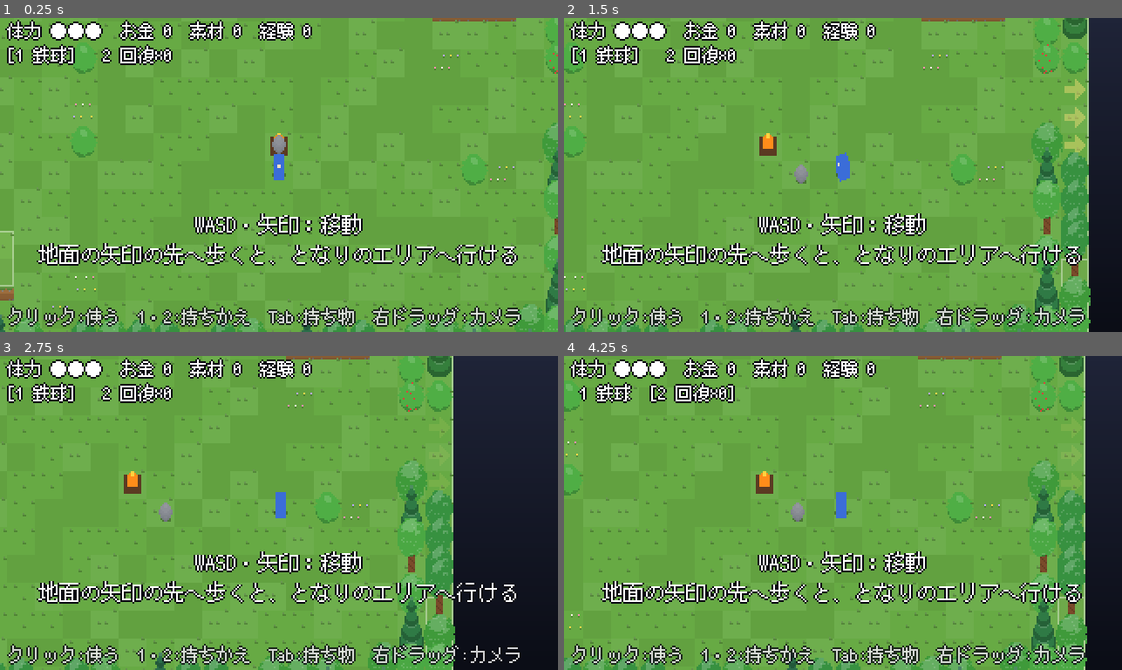
Above: before the commit, frames 1-4 (two rows, left to right).
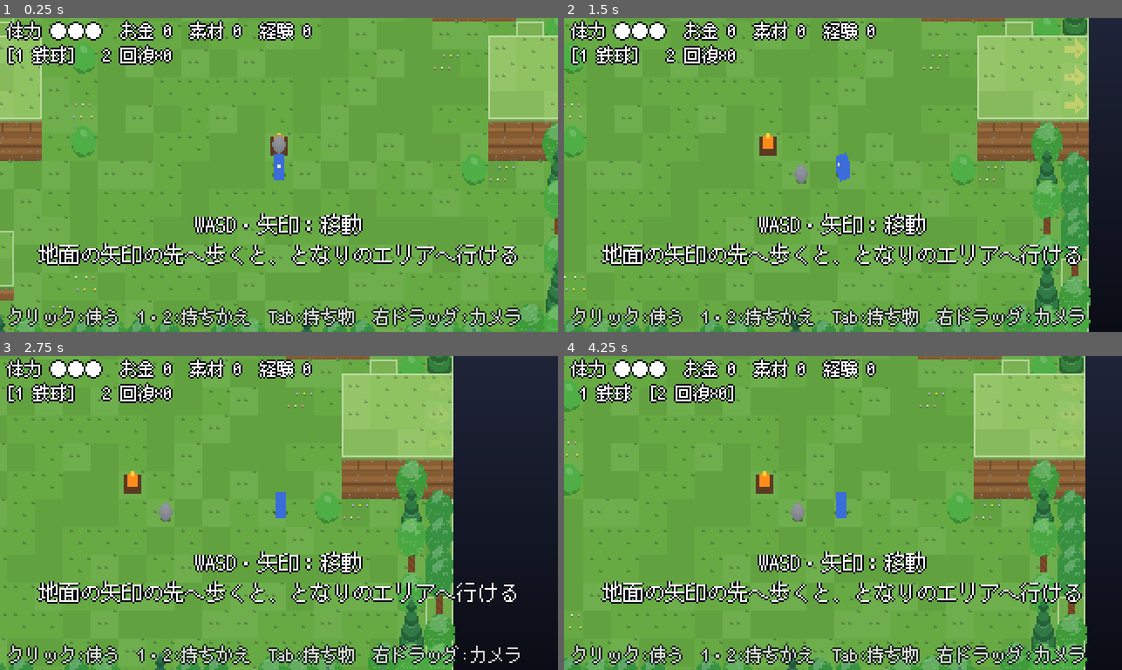
Above: after the commit, the same moments.

Repository: MiyazakiTakumi-724/dot-3d-game
Game: Godot game, scene res://scenes/field.tscn
The game is run twice, just before and just after one commit, with the same random seed, the same clock (stepped at 60 frames per second) and the same inputs.
Inputs (mouse positions are in pixels of both pictures, inside the frame that each line leads up to):
- Up to frame 1 (0.25 s): no input
- Up to frame 2 (1.5 s): tap Enter at 0.5 s; move the mouse to (965, 159) at 0.52 s; hold Right 0.53-1.25 s; hold Shift 0.53-1.25 s; click (965, 159) at 0.67 s; drag from (731, 190) to (815, 237) at 1.27 s
- Up to frame 3 (2.75 s): move the mouse to (334, 443) at 2.02 s; hold Right from 2.03 s (still down); tap Ctrl at 2.1 s
- Up to frame 4 (4.25 s): release Right at 2.75 s; drag from (815, 575) to (675, 465) at 2.77 s; move the mouse to (1010, 560) at 3.52 s; hold Left from 3.53 s (still down); tap 2 at 3.6 s

The runs differ from the first frame. In frame 1, 7.3% of the frame differs, in the area x 0-100%, y 0-70%; in frame 2, 7.2%; in frame 3, 7.2%; in frame 4, 7.2%.

Commit message:
fix: レビューの指摘を直す（敵2が角から崖に入る・死に際の鉄球・初めてのエリアの待ち時間・境目の高さ）
Co-Authored-By: Claude Opus 5.5 <noreply@anthropic.com>
Claude-Session: https://claude.ai/code/session_01V8ZRqMy3Fk13HeuYJHLPNU

Diff:
--- a/scripts/areas/camp.gd
+++ b/scripts/areas/camp.gd
@@ -6,17 +6,17 @@
 const ORIGIN := Vector2i(0, 0)
 const START := Vector2i(12, 11)
 const HEIGHTS := [
-	"111111111111111111111111",
-	"111111111111111111111111",
-	"111111111111111111111111",
-	"111111111111111111111111",
+	"111111111144411111111111",
+	"111111111144411111111111",
+	"111111112344411111111111",
+	"111111111144411111111111",
 	"111111111111111111111111",
 	"111111111111111111222111",
-	"111111111111111111111111",
-	"111111111111111111111111",
-	"111111111111111111111111",
-	"111111111111111111111111",
-	"111111111111111111111111",
+	"112111111111111111111111",
+	"113111111111111111112311",
+	"444411111111111111114444",
+	"444411111111111111114444",
+	"444411111111111111114444",
 	"111111111111111111111111",
 	"111111111111111111111111",
 	"221111111111111111111111",
--- a/scripts/areas/forest.gd
+++ b/scripts/areas/forest.gd
@@ -41,10 +41,10 @@
 	"44444444444444444444444444444445544444444444444444444444",
 	"44444444444444444434444434444455555544444444444444444444",
 	"44444444444444444433444433444455555554444444444455444444",
-	"44444444444444444433344333444445555554444444444445444444",
-	"44444444444444444433333333444444455554444444444444444444",
-	"44444444444444444433333333444444445554444444444444444444",
-	"44444444444444444433333333444444444544444444444444444444",
+	"44444444444444444433344333444445555554444457744445444444",
+	"44444444444444444433333333444444455554444467744444444444",
+	"44444444444444444433333333444444445554444477744444444444",
+	"44444444444444444433333333444444444544444477744444444444",
 ]
 const OBJECTS := [
 	".......P.........T.T.......B..T..PT................T....",
@@ -82,7 +82,7 @@
 	".....................T..T.......T......P........T...B...",
 	"......T.......T......T.P....P.P.........TP..............",
 	"...T.....B...........PTPPPTPPPTPPPTPPPTPPPTPPPTPPPTPPPTP",
-	"........T..............T.....................T......P..P",
+	"........T..............T............................P..P",
 	"B.....T....P...B...............................T.....T..",
 	"......T...B..............PP........................P..P.",
 	"T.........................TT...P......T..P......P.T.....",
--- a/scripts/game/field.gd
+++ b/scripts/game/field.gd
@@ -49,6 +49,9 @@
 var _message: Label  ## 真ん中：エリアの名前・門のヒント・やられた
 var _guide: Label  ## 下：操作の説明
 var _arrow_blink := 0.0
+## まだ作っていない、ほかのエリアのモデルの名前（遊んでいる間に少しずつ作る）
+var _warm_queue: Array[String] = []
+const WARM_BUDGET_MS := 10.0  ## 1フレームでモデル作りに使う時間
 
 func _ready() -> void:
 	world = Continent.build()
@@ -134,6 +137,29 @@
 		ball.map = map
 		ball.rules_ball.return_to_hand()  # 地面に置いたままの鉄球は手元に戻る
 	_title_time = TITLE_SECONDS
+	_queue_warm()
+
+## となりのエリアを先に、ほかのエリアのモデルを作る順番に並べる（warm は後ろから取る）。
+func _queue_warm() -> void:
+	var near: Array[String] = []
+	var far: Array[String] = []
+	for ex in area.exits:
+		if not near.has(ex.target):
+			near.append(ex.target)
+	for id in world.ids():
+		if id != area.id and not near.has(id):
+			far.append(id)
+	var seen := {}
+	_warm_queue.clear()
+	for id in far + near:
+		var loaded := Continent.load_map(world.area(id))
+		for k in Terrain.model_keys(loaded[0], loaded[1]["deco"]):
+			if not Terrain.is_cached(k) and not seen.has(k):
+				seen[k] = true
+				_warm_queue.append(k)
+
+func warm_left() -> int:
+	return _warm_queue.size()
 
 func _spawn_enemies() -> void:
 	var safe := area.entry_safe_cells()
@@ -188,6 +214,8 @@
 			_switch_phase = 2
 			_switch_time = 0.0
 	elif _switch_phase == 2:
+		# エリアを作った直後の重いフレームで、明るくする演出を飛ばさない（1フレームで進むのは0.1秒まで）
+		_switch_time += minf(delta, 0.1) - delta
 		_fade.color.a = clampf(1.0 - _switch_time / FADE_SECONDS, 0.0, 1.0)
 		if _switch_time >= FADE_SECONDS:
 			_switch_phase = 0
@@ -197,6 +225,8 @@
 
 func _process(delta: float) -> void:
 	roster.tick(delta)
+	if not _warm_queue.is_empty() and not is_switching():
+		Terrain.warm(_warm_queue, WARM_BUDGET_MS)
 	if is_switching():
 		_update_switch(delta)
 	else:
@@ -408,6 +438,8 @@
 	_bullets.append([b, s])
 
 func _on_ball_landed(land_pos: Vector2, damage: int) -> void:
+	if area_state.result != AreaState.Result.PLAYING:
+		return  # 死んでいる間に着いた鉄球は何も壊さない（できたばかりの墓石を壊さないように）
 	if run.grave != null and run.grave.area_id == area.id and IronBall.touches_cell(land_pos, run.grave.cell):
 		_remove_grave_marker()  # 墓石のマスを空けてから中身を戻す（break_grave で grave が null になるため）
 		run.break_grave()
--- a/scripts/game/terrain.gd
+++ b/scripts/game/terrain.gd
@@ -134,26 +134,62 @@
 	for y in map.size.y:
 		for x in map.size.x:
 			var cell := Vector2i(x, y)
-			if map.is_void(cell) or map.is_pit(cell):
-				continue  # 島の外と奈落は描かない（奈落は、隣の柱の断面が裂け目の壁になる）
-			var kind: String = deco.get(cell, "")
+			var keys := _cell_keys(map, cell, deco)
+			if keys.is_empty():
+				continue
 			var h := map.get_height(cell)
-			var v := variant(cell, 3)
-			var bottom := column_bottom(map, cell, deco)
-			var key: String
-			if map.is_wall(cell) and map.get_blocker(cell) == HeightMap.Blocker.NONE and kind == "":
-				key = "wall"
-				bottom = 0
-			elif map.is_water(cell):
-				key = "water/%d/%d/%d/%d/%d" % [h, h - bottom, v, int(_has_higher_water(map, cell)), int(_next_to_void(map, cell))]
-			elif kind == "bridge":
-				var across_ns := map.is_water(cell + Vector2i.UP) or map.is_water(cell + Vector2i.DOWN)
-				key = "bridge/%d/%d/%d" % [h, h - bottom, int(across_ns)]
-			else:
-				key = "ground/%d/%d/%d/%d/%d/%d" % [h, h - bottom, v, int(kind == "flower"), bottom, lower_sides(map, cell)]
-			_place(parent, camera, cell, bottom, 0, _cached(key))
-			if kind in ["rock", "tree", "pine", "bush"]:
-				_place(parent, camera, cell, h, 1, _cached("%s/%d" % [kind, v]))
+			var bottom := 0 if keys[0] == "wall" else column_bottom(map, cell, deco)
+			var s := _place(parent, camera, cell, bottom, 0, _cached(keys[0]))
+			if keys[0].begins_with("ground/"):
+				# 段のふちの明るい線は、モデルを増やさずにスプライトが上の面に描く
+				s.rim_sides = lower_sides(map, cell)
+				s.rim_layer = (h - bottom) * StackSprite.LEVEL_PX
+				s.rim_color = top_color(h).lightened(0.38)
+			if keys.size() > 1:
+				_place(parent, camera, cell, h, 1, _cached(keys[1]))
+
+## そのマスに置くモデルの名前（地面と、木などの物）。描かないマスは空。
+static func _cell_keys(map: HeightMap, cell: Vector2i, deco: Dictionary) -> Array[String]:
+	var out: Array[String] = []
+	if map.is_void(cell) or map.is_pit(cell):
+		return out  # 島の外と奈落は描かない（奈落は、隣の柱の断面が裂け目の壁になる）
+	var kind: String = deco.get(cell, "")
+	var h := map.get_height(cell)
+	var v := variant(cell, 3)
+	var bottom := column_bottom(map, cell, deco)
+	if map.is_wall(cell) and map.get_blocker(cell) == HeightMap.Blocker.NONE and kind == "":
+		out.append("wall")
+	elif map.is_water(cell):
+		out.append("water/%d/%d/%d/%d/%d" % [h, h - bottom, v, int(_has_higher_water(map, cell)), int(_next_to_void(map, cell))])
+	elif kind == "bridge":
+		var across_ns := map.is_water(cell + Vector2i.UP) or map.is_water(cell + Vector2i.DOWN)
+		out.append("bridge/%d/%d/%d" % [h, h - bottom, int(across_ns)])
+	else:
+		out.append("ground/%d/%d/%d/%d/%d" % [h, h - bottom, v, int(kind == "flower"), bottom])
+	if kind in ["rock", "tree", "pine", "bush"]:
+		out.append("%s/%d" % [kind, v])
+	return out
+
+## その地図を描くのに要るモデルの名前（重なりなし）。
+static func model_keys(map: HeightMap, deco: Dictionary) -> Array[String]:
+	var seen := {}
+	for y in map.size.y:
+		for x in map.size.x:
+			for k in _cell_keys(map, Vector2i(x, y), deco):
+				seen[k] = true
+	var out: Array[String] = []
+	out.assign(seen.keys())
+	return out
+
+static func is_cached(key: String) -> bool:
+	return _models.has(key)
+
+## keys のモデルを、budget_ms ミリ秒まで前もって作っておく。作り終えた名前は keys から取り除く。
+## エリアに初めて入るときに待たせないよう、遊んでいる間に少しずつ呼ぶ。
+static func warm(keys: Array[String], budget_ms: float) -> void:
+	var start := Time.get_ticks_usec()
+	while not keys.is_empty() and (Time.get_ticks_usec() - start) < budget_ms * 1000.0:
+		_cached(keys.pop_back())
 
 ## 暗いグラデーションの背景を一番奥に置く（島が浮いて見えるように）。
 static func add_background(parent: Node) -> void:
@@ -195,7 +231,7 @@
 				return true
 	return false
 
-static func _place(parent: Node2D, camera: StackCamera, cell: Vector2i, h: int, bias: int, m: VoxelModel) -> void:
+static func _place(parent: Node2D, camera: StackCamera, cell: Vector2i, h: int, bias: int, m: VoxelModel) -> StackSprite:
 	var s := StackSprite.new()
 	s.camera = camera
 	s.world_pos = HeightMap.cell_center(cell)
@@ -203,6 +239,8 @@
 	s.draw_bias = bias
 	s.set_model(m)
 	parent.add_child(s)
+	return s
+	return s
 
 static func _cached(key: String) -> VoxelModel:
 	if not _models.has(key):
@@ -219,7 +257,7 @@
 		"bridge":
 			return bridge_model(int(p[1]), int(p[2]), p[3] == "1")
 		"ground":
-			return ground_model(int(p[1]), int(p[2]), int(p[3]), p[4] == "1", int(p[5]), int(p[6]))
+			return ground_model(int(p[1]), int(p[2]), int(p[3]), p[4] == "1", int(p[5]))
 		"rock":
 			return rock_model(int(p[1]))
 		"tree":
@@ -288,13 +326,12 @@
 ## 地面の柱。depth は柱の高さ（段）、bottom は柱の下の端の段（土の縞を隣とそろえるのに使う）。
 ## 上の面は草（マスごとに色を少しずらし、草むらか花を足す）。側面は上から草のふち→土の縞→
 ## 0より下は暗い土と岩。島のふちの柱は、下の端が少しすぼまってでこぼこになる。
-## lower_sides：隣が低い辺（1＝北、2＝東、4＝南、8＝西）。その辺の上の面のふちに明るい線を引く。
 ## 側面は1段ごとに暗い帯を入れて、何段ぶんの崖かを数えられるようにする。
-static func ground_model(h: int, depth: int, v: int = 0, flowers: bool = false, bottom: int = 0, lower_sides: int = 0) -> VoxelModel:
+## 段のふちの明るい線はモデルには入れず、StackSprite.rim_sides で描く。
+static func ground_model(h: int, depth: int, v: int = 0, flowers: bool = false, bottom: int = 0) -> VoxelModel:
 	var layers := depth * StackSprite.LEVEL_PX + 1
 	var grass: Color = top_color(h)
 	grass = [grass, grass.lightened(0.05), grass.darkened(0.05)][v] as Color
-	var rim := grass.lightened(0.38)
 	var m := VoxelModel.new()
 	m.size = Vector3i(16, 16, layers + 2)
 	var base_px := bottom * StackSprite.LEVEL_PX
@@ -310,9 +347,6 @@
 				var c: Color
 				if from_top == 0:
 					c = grass
-					if (lower_sides & 1 and yy == inset) or (lower_sides & 2 and xx == 15 - inset) \
-							or (lower_sides & 4 and yy == 15 - inset) or (lower_sides & 8 and xx == inset):
-						c = rim
 				elif from_top <= 2 and (from_top == 1 or (xx * 3 + yy * 5) % 4 != 0):
 					c = grass.darkened(0.12 * from_top)  # 崖のふちに草が少し垂れる
 				elif abs_px >= 0:
--- a/scripts/render/stack_sprite.gd
+++ b/scripts/render/stack_sprite.gd
@@ -21,6 +21,10 @@
 var _drawn_angle := NAN
 ## 0より大きければ、足元（lift_px の分だけ下の地面）に、この半径の影を描く
 var shadow_radius := 0.0
+## 地面の柱の上の面のふちに引く明るい線（隣が低い辺。1＝北、2＝東、4＝南、8＝西）と、上の面の輪切りの番号・色
+var rim_sides := 0
+var rim_layer := 0
+var rim_color := Color.WHITE
 
 ## 画面（320×180）から、これだけ外にはみ出したものは描かない。広いエリアで描画を軽くするため。
 ## 輪切りを回すと、マスより少し大きく見えるので、その分の余裕。
@@ -73,4 +77,19 @@
 		var t := _layers[i]
 		draw_set_transform(Vector2(0, -i), -camera.angle, Vector2.ONE)
 		draw_texture(t, -t.get_size() * 0.5)
+	_draw_rim()
 	draw_set_transform(Vector2.ZERO, 0.0, Vector2.ONE)
+
+## 上の面のふちの明るい線（地面の柱だけ）。
+func _draw_rim() -> void:
+	if rim_sides == 0:
+		return
+	draw_set_transform(Vector2(0, -rim_layer), -camera.angle, Vector2.ONE)
+	if rim_sides & 1:
+		draw_rect(Rect2(-8, -8, 16, 1), rim_color)
+	if rim_sides & 2:
+		draw_rect(Rect2(7, -8, 1, 16), rim_color)
+	if rim_sides & 4:
+		draw_rect(Rect2(-8, 7, 16, 1), rim_color)
+	if rim_sides & 8:
+		draw_rect(Rect2(-8, -8, 1, 16), rim_color)
--- a/scripts/rules/enemy_walker.gd
+++ b/scripts/rules/enemy_walker.gd
@@ -65,20 +65,24 @@
 	if _try(dir, delta):
 		return
 	if chasing:
-		# 追っている間は引き返さず、動ける方の軸だけ動く（だめなら止まる）
-		if not _try(Vector2(signf(dir.x), 0), delta):
-			_try(Vector2(0, signf(dir.y)), delta)
-		return
+		return  # 追っている間は引き返さず、止まって待つ
 	dir = -dir
 
-## 体の半分先（8px）のマスを見て、入れるなら進む。
+## d の向きに進む。斜めのときは x と y を1軸ずつ動かし、それぞれ体の半分先（8px）のマスを確かめる
+## （まとめて動かすと、マスの角をすり抜けて入れないマスに入ることがあるため）。少しでも進めたら true。
 func _try(d: Vector2, delta: float) -> bool:
-	if d == Vector2.ZERO:
-		return false
-	var ahead := HeightMap.world_to_cell(pos + d * (HeightMap.CELL_PX * 0.5 + 0.1))
+	var moved := false
+	if d.x != 0.0:
+		moved = _try_axis(Vector2(d.x, 0), delta) or moved
+	if d.y != 0.0:
+		moved = _try_axis(Vector2(0, d.y), delta) or moved
+	return moved
+
+func _try_axis(v: Vector2, delta: float) -> bool:
+	var ahead := HeightMap.world_to_cell(pos + v.sign() * (HeightMap.CELL_PX * 0.5 + 0.1))
 	if ahead != cell() and not can_enter(ahead):
 		return false
-	pos += d * SPEED * delta
+	pos += v * SPEED * delta
 	height = map.get_height(cell())
 	return true
 
--- a/tests/test_enemy.gd
+++ b/tests/test_enemy.gd
@@ -126,3 +126,39 @@
 	assert_true(EnemyKind.shoots(EnemyKind.Kind.SHOOTER))
 	assert_false(EnemyKind.contact(EnemyKind.Kind.MELEE))
 	assert_true(EnemyKind.contact(EnemyKind.Kind.WEAK))
+
+## 斜めに追うとき、マスの角をすり抜けて2段上の崖に入らない（レビューの指摘）
+func test_diagonal_chase_does_not_cut_corner_into_cliff():
+	var m := HeightMap.new(Vector2i(12, 12))
+	m.set_height(Vector2i(7, 6), 2)
+	var w := EnemyWalker.new(m, Vector2i(6, 6), Vector2.RIGHT, 2, 1)
+	for i in 600:
+		w.chase(Vector2(130, 79.7), 0)
+		w.step(1.0 / 60)
+		assert_ne(w.cell(), Vector2i(7, 6))
+		if w.cell() == Vector2i(7, 6):
+			return
+
+func test_chase_fuzz_never_enters_bad_cell():
+	var rng := RandomNumberGenerator.new()
+	rng.seed = 7
+	for run in 300:
+		var m := HeightMap.new(Vector2i(10, 10))
+		for y in 10:
+			for x in 10:
+				m.set_height(Vector2i(x, y), rng.randi_range(0, 3))
+				if rng.randf() < 0.06:
+					m.set_water(Vector2i(x, y), true)
+		var start := Vector2i(5, 5)
+		m.set_water(start, false)
+		var w := EnemyWalker.new(m, start, Vector2.RIGHT, 2, 1)
+		var target := Vector2(rng.randf_range(20, 140), rng.randf_range(20, 140))
+		var prev := w.cell()
+		for i in 240:
+			w.chase(target, w.height)
+			w.step(1.0 / 60)
+			var c := w.cell()
+			if c != prev:
+				assert_false(m.is_water(c), "water %s" % c)
+				assert_lte(absi(m.get_height(c) - m.get_height(prev)), 1, "step %s→%s" % [prev, c])
+				prev = c
--- a/tests/test_field.gd
+++ b/tests/test_field.gd
@@ -25,7 +25,7 @@
 	f.player.mover.place(_mid(ex))
 	f.player.mover.move(Vector2(ex.outward()) * 12.0)
 	f._process(0.016)
-	for i in 3:
+	for i in 4:
 		f._process(0.25)
 
 func _finish_death():
@@ -252,3 +252,36 @@
 func test_arrows_on_open_exits_only():
 	# 野営地：西と東の出口に矢印、北の門には矢印なし
 	assert_eq(f.arrow_count(), 6)
+
+## 死んでいる間に着いた鉄球で、できたばかりの墓石が壊れない（レビューの指摘）
+func test_ball_landing_while_dying_does_not_break_new_grave():
+	f.run.inventory.money = 40
+	f.run.inventory.materials = 3
+	var b: IronBall = f.ball.rules_ball
+	assert_true(b.drop_at(f.player.mover, f.map, f.player.mover.pos + Vector2(6, 0)))
+	f.kill_player(false)
+	b.update(0.1, f.player.mover, f.map, f.rules)
+	assert_not_null(f.run.grave)
+	assert_eq(f.run.inventory.materials, 0)
+
+## 遊んでいる間に、ほかのエリアのモデルを少しずつ作っておく（初めて入るエリアで待たせない）
+func test_other_areas_models_warm_in_background():
+	for i in 3000:
+		if f.warm_left() == 0:
+			break
+		f._process(0.016)
+	assert_eq(f.warm_left(), 0)
+	for id in ["rocks", "hills", "forest"]:
+		var loaded = Continent.load_map(f.world.area(id))
+		for k in Terrain.model_keys(loaded[0], loaded[1]["deco"]):
+			assert_true(Terrain.is_cached(k), k)
+
+## 読み込みで長い1フレームがあっても、明るくする演出を飛ばさない
+func test_fade_in_not_skipped_by_long_frame():
+	var ex := _exit("camp", "hills")
+	f.player.mover.place(_mid(ex))
+	f.player.mover.move(Vector2(ex.outward()) * 12.0)
+	f._process(0.016)
+	f._process(0.25)  # 暗くなりきって、エリアを作る
+	f._process(3.0)   # 重いフレームの後
+	assert_true(f.is_switching())
--- a/tests/test_terrain.gd
+++ b/tests/test_terrain.gd
@@ -109,16 +109,38 @@
 	assert_gt(Terrain.top_color(5).v, Terrain.top_color(1).v)
 	assert_gt(Terrain.top_color(8).v, Terrain.top_color(7).v)
 
-func test_edge_highlight_on_lower_side():
-	var plain := Terrain.ground_model(2, 3, 0, false, -1, 0)
-	var lit := Terrain.ground_model(2, 3, 0, false, -1, 2)
-	var top := (2 - -1) * StackSprite.LEVEL_PX  # 上の面の輪切り
-	assert_gt(lit.get_voxel(Vector3i(15, 8, top)).v, plain.get_voxel(Vector3i(15, 8, top)).v)
-	assert_eq(lit.get_voxel(Vector3i(0, 8, top)), plain.get_voxel(Vector3i(0, 8, top)))
+## 段のふちの明るい線は、モデルを増やさずにスプライトが描く（モデルの数を抑えて、エリアに入るときに待たせないため）
+func test_build_sets_rim_sides_on_ground_sprites():
+	var m := HeightMap.new(Vector2i(3, 3))
+	m.set_height(Vector2i(1, 1), 2)
+	var cam := StackCamera.new()
+	var root := Node2D.new()
+	Terrain.build(m, cam, root)
+	var found := false
+	for c in root.get_children():
+		var s: StackSprite = c
+		if HeightMap.world_to_cell(s.world_pos) == Vector2i(1, 1):
+			assert_eq(s.rim_sides, 1 | 2 | 4 | 8)
+			assert_eq(s.rim_layer, (2 - s.base_height) * StackSprite.LEVEL_PX)
+			found = true
+	assert_true(found)
+	root.free()
+	cam.free()
+
+func test_model_keys_match_build_and_warm():
+	var m := HeightMap.new(Vector2i(4, 4))
+	m.set_height(Vector2i(1, 1), 3)
+	var keys := Terrain.model_keys(m, {})
+	assert_gt(keys.size(), 0)
+	for k in keys:
+		assert_false(k.contains("/15"), "rim must not be in the key: " + k)
+	Terrain.warm(keys, 1000.0)
+	for k in keys:
+		assert_true(Terrain.is_cached(k), k)
 
 func test_side_has_level_bands():
 	# 1段ごとに暗い帯が入る：高さの境目の輪切りは、その1つ上より暗い
-	var m := Terrain.ground_model(4, 4, 2, false, 0, 0)
+	var m := Terrain.ground_model(4, 4, 2, false, 0)
 	assert_lt(m.get_voxel(Vector3i(0, 0, 8)).v, m.get_voxel(Vector3i(0, 0, 9)).v)
 
 func test_arrow_model_points_north():
Not shown, changed: CLAUDE.md
